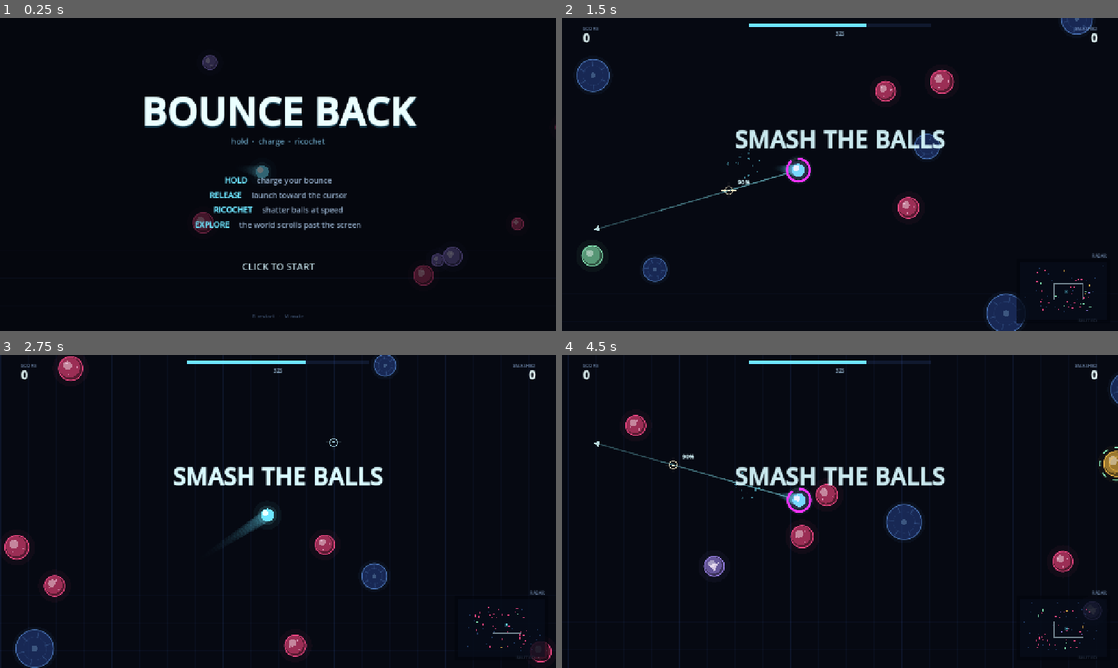
Above: before the commit, frames 1-4 (two rows, left to right).
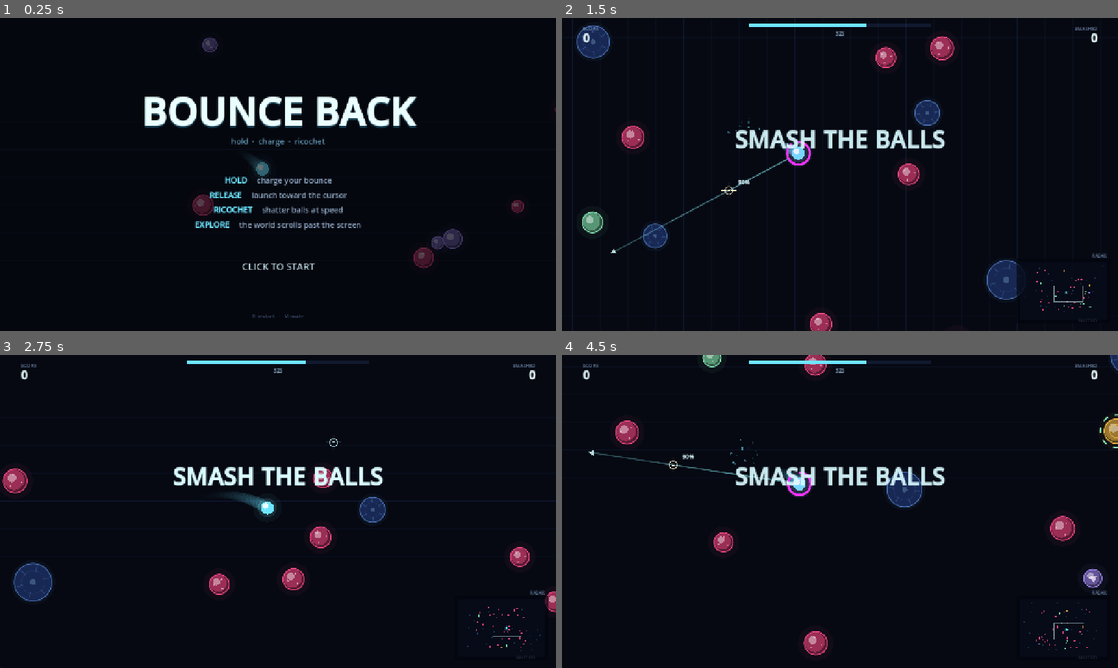
Above: after the commit, the same moments.

Repository: Geofoods/bounce-back
Game: Godot game, scene res://main.tscn
Same seed, same stepped clock (60 frames per second), same inputs: the game is played once before the commit and once after it.
Inputs (mouse positions are in pixels of both pictures, inside the frame that each line leads up to):
- Up to frame 1 (0.25 s): no input
- Up to frame 2 (1.5 s): move the mouse to (962, 158) at 0.52 s; tap R at 0.6 s; click (962, 158) at 0.67 s; tap Space at 0.77 s; move the mouse to (728, 190) at 1.27 s; tap M at 1.35 s; click (728, 190) at 1.42 s
- Up to frame 3 (2.75 s): tap Space at 1.52 s; move the mouse to (333, 442) at 2.02 s; tap R at 2.1 s; click (333, 442) at 2.17 s
- Up to frame 4 (4.5 s): move the mouse to (812, 574) at 2.77 s; tap M at 2.85, 4.35 s; click (812, 574) at 2.92 s; tap Space at 3.02, 3.77 s; move the mouse to (1006, 558) at 3.52 s; tap R at 3.6 s; click (1006, 558) at 3.67 s; move the mouse to (673, 464) at 4.27 s; click (673, 464) at 4.42 s

The runs differ from the first frame. In frame 1, 1.7% of the frame differs, in the area x 34-100%, y 6-86%; in frame 2, 6.7%, in the area x 1-96%, y 0-100%; in frame 3, 5.4%; in frame 4, 5.1%.

Commit message:
adding physics

Diff:
--- a/_smoke.gd
+++ b/_smoke.gd
@@ -6,35 +6,20 @@
 	root.add_child(game)
 	await process_frame
 	game._start_game()
+	for i in 40:
+		await process_frame
+	game.charging = true
+	game.charge_t = 0.6
+	game.mouse_seen = true
 	await process_frame
-	var view: Rect2 = game._view_rect()
-	print("start targets=", game.targets.size(), " bumpers=", game.bumpers.size())
-	print("onscreen=", _count(game, view))
-
-	# Teleport the ball to a far corner; streaming should unload old balls.
-	game.ball_pos = Vector2(3600.0, 1990.0)
-	game.cam = game.ball_pos
-	game.stream_t = 0.0
-	game._update_streaming(0.5)
-	game._update_streaming(0.5)
-	var far_view: Rect2 = game._view_rect()
-	print("after teleport targets=", game.targets.size(), " onscreen=", _count(game, far_view))
-	var outside := 0
-	for tg in game.targets:
-		if not far_view.grow(1100.0).has_point(tg.pos):
-			outside += 1
-	print("outside keep box=", outside)
-
-	for i in 40:
+	await process_frame
+	print("PLAY DRAW OK loaded=", game.targets.size())
+	for i in 6:
 		if game.targets.size() > 0:
-			game._kill_target(0, 1400.0)
-	print("after 40 kills targets=", game.targets.size(), " kills=", game.kills)
+			game._kill_target(0, 1500.0)
+	await process_frame
+	game._game_over()
+	await process_frame
+	await process_frame
+	print("OVER DRAW OK")
 	quit()
-
-
-func _count(game, view: Rect2) -> int:
-	var n := 0
-	for tg in game.targets:
-		if view.has_point(tg.pos):
-			n += 1
-	return n
--- a/main.tscn
+++ b/main.tscn
@@ -1,6 +1,6 @@
-[gd_scene load_steps=2 format=3]
+[gd_scene format=3 uid="uid://b06odntedtjp5"]
 
-[ext_resource type="Script" path="res://scripts/game.gd" id="1_game"]
+[ext_resource type="Script" uid="uid://bdya71kao3fjp" path="res://scripts/game.gd" id="1_game"]
 
-[node name="Game" type="Node2D"]
+[node name="Game" type="Node2D" unique_id=1529203990]
 script = ExtResource("1_game")
--- a/scripts/game.gd
+++ b/scripts/game.gd
@@ -14,6 +14,7 @@
 const CAM_LOOKAHEAD := 0.26      # how far ahead of the ball the camera leads
 const TARGET_POP := 34           # live balls streamed around the camera
 const BUMPER_POP := 26           # static bumpers spread across the world
+const MIN_VISIBLE := 5           # always keep at least this many balls on screen
 
 # Balls are spawned this far outside the screen and unloaded once they are
 # further away than STREAM_KEEP, so only nearby balls exist at any time.
@@ -26,6 +27,7 @@
 const TIME_PER_KILL := 2.4       # seconds added per ball broken
 const TIME_CAP := 48.0           # clock can never exceed this
 
+const GRAVITY := 1000.0          # downward pull on the ball (px/s²)
 const WALL_REST := 0.97          # energy kept when bouncing off a wall
 const BUMPER_REST := 1.06        # bumpers add a little energy (pinball feel)
 const SPEED_RETAIN := 0.87       # fraction of speed kept each second
@@ -65,6 +67,7 @@
 	var flash: float = 0.0
 	var slow_cd: float = 0.0
 	var spin: float = 0.0
+	var age: float = 0.0
 
 class Particle:
 	var pos: Vector2
@@ -456,16 +459,47 @@
 		return
 	stream_t = STREAM_INTERVAL
 
-	var keep := _view_rect().grow(STREAM_KEEP)
+	var view := _view_rect()
+	var keep := view.grow(STREAM_KEEP)
 	for i in range(targets.size() - 1, -1, -1):
 		if not keep.has_point(targets[i].pos):
 			targets.remove_at(i)
 
+	var visible := 0
+	for tg in targets:
+		if view.has_point(tg.pos):
+			visible += 1
+
 	var guard := 0
-	while targets.size() < TARGET_POP and guard < 24:
+	while guard < 24:
 		guard += 1
+		# Always leave something to shoot at; otherwise refill off screen.
+		if visible < MIN_VISIBLE:
+			if targets.size() >= TARGET_POP:
+				_remove_farthest()
+			if _spawn_target(false, view.grow(-70.0)):
+				visible += 1
+				continue
+		if targets.size() >= TARGET_POP:
+			break
 		if not _spawn_target(true, _stream_area()):
 			break
+
+
+## Drops the most distant off-screen ball so a new on-screen one can load.
+func _remove_farthest() -> void:
+	var view := _view_rect()
+	var best := -1
+	var best_d := -1.0
+	for i in targets.size():
+		if view.has_point(targets[i].pos):
+			continue
+		var d: float = targets[i].pos.distance_squared_to(cam)
+		if d > best_d:
+			best_d = d
+			best = i
+	if best >= 0:
+		targets.remove_at(best)
 
 
 func _spawn_target(offscreen: bool, area: Rect2) -> bool:
@@ -550,9 +584,7 @@
 	shake = maxf(shake, 9.0)
 	hitstop = 0.055
 	_sfx("kill", 0.08, -6.0)
-	# Keep the nearby ring stocked, preferring spots you cannot see yet.
-	if targets.size() < TARGET_POP:
-		_spawn_target(true, _stream_area())
+	# Streaming refills the population shortly after the kill.
 
 
 # ------------------------------------------------------------------ simulation
@@ -614,6 +646,8 @@
 
 
 func _update_title_ball(dt: float) -> void:
+	ball_vel.y += GRAVITY * dt
+	_clamp_speed()
 	if ball_vel.length() < 80.0:
 		ball_vel = Vector2.RIGHT.rotated(randf() * TAU) * 280.0
 	ball_pos += ball_vel * dt
@@ -662,6 +696,7 @@
 	for tg in targets:
 		tg.phase += dt * 2.0
 		tg.spin += dt * (2.4 if tg.kind == "chaser" else 1.1)
+		tg.age += dt
 		tg.flash = maxf(0.0, tg.flash - dt * 5.0)
 		tg.slow_cd = maxf(0.0, tg.slow_cd - dt)
 
@@ -691,6 +726,8 @@
 	var steps := clampi(int(ceil(speed * dt / (BALL_R * 0.5))), 1, 12)
 	var h := dt / float(steps)
 	for i in steps:
+		ball_vel.y += GRAVITY * h
+		_clamp_speed()
 		ball_pos += ball_vel * h
 		_collide_walls()
 		_collide_bumpers()
@@ -962,46 +999,49 @@
 	for tg in targets:
 		if not vis.has_point(tg.pos):
 			continue
+		var fade := clampf(tg.age / 0.22, 0.0, 1.0)
 		var pulse := 1.0 + sin(t * 3.0 + tg.phase) * 0.045
 		var r: float = tg.radius * pulse
 		var base: Color = tg.color
 		var f: float = clampf(tg.flash, 0.0, 1.0)
 
-		draw_circle(tg.pos, r + 14.0, Color(base.r, base.g, base.b, 0.045 + f * 0.10))
+		draw_circle(tg.pos, r + 14.0, Color(base.r, base.g, base.b, (0.045 + f * 0.10) * fade))
 		# glossy sphere body
-		draw_circle(tg.pos, r, Color(base.r * 0.35, base.g * 0.35, base.b * 0.35, 0.98))
+		draw_circle(tg.pos, r, Color(base.r * 0.35, base.g * 0.35, base.b * 0.35, 0.98 * fade))
 		draw_circle(tg.pos + Vector2(-r * 0.10, -r * 0.10), r * 0.86,
-			Color(base.r * 0.62, base.g * 0.62, base.b * 0.62, 0.95))
+			Color(base.r * 0.62, base.g * 0.62, base.b * 0.62, 0.95 * fade))
 		draw_circle(tg.pos + Vector2(-r * 0.26, -r * 0.26), r * 0.36,
-			Color(1.0, 1.0, 1.0, 0.42 + f * 0.4))
-		draw_arc(tg.pos, r, 0.0, TAU, 40, Color(base.r, base.g, base.b, 0.9), 2.0 + f * 3.0, true)
+			Color(1.0, 1.0, 1.0, (0.42 + f * 0.4) * fade))
+		draw_arc(tg.pos, r, 0.0, TAU, 32, Color(base.r, base.g, base.b, 0.9 * fade),
+			2.0 + f * 3.0, true)
 
 		match tg.kind:
 			"basic":
 				for k in 3:
 					var a: float = tg.spin + k * TAU / 3.0
 					draw_circle(tg.pos + Vector2(cos(a), sin(a)) * r * 0.55, 2.0,
-						Color(1.0, 0.85, 0.95, 0.55))
+						Color(1.0, 0.85, 0.95, 0.55 * fade))
 			"armored":
 				var ready: bool = charged and power >= tg.req
 				var rc := GREEN if ready else Color(1.0, 0.62, 0.22, 0.60)
+				rc.a *= fade
 				for k in 8:
 					var a0 := t * 1.2 + k * TAU / 8.0
 					draw_arc(tg.pos, r + 9.0, a0, a0 + 0.30, 6, rc, 3.0, true)
 				draw_arc(tg.pos, r * 0.55, 0.0, TAU, 24,
-					Color(base.r, base.g, base.b, 0.55), 2.0, true)
+					Color(base.r, base.g, base.b, 0.55 * fade), 2.0, true)
 			"chaser":
 				var dir: Vector2 = (ball_pos - tg.pos).normalized()
 				var side: Vector2 = dir.orthogonal() * r * 0.42
 				var tip: Vector2 = tg.pos + dir * r * 0.55
 				var back: Vector2 = tg.pos - dir * r * 0.34
 				draw_colored_polygon(PackedVector2Array([tip, back + side, back - side]),
-					Color(1.0, 0.95, 1.0, 0.72))
+					Color(1.0, 0.95, 1.0, 0.72 * fade))
 			"drifter":
 				var d: Vector2 = tg.vel.normalized()
 				for k in 2:
 					draw_circle(tg.pos - d * r * (0.42 + k * 0.34), 1.8,
-						Color(1.0, 1.0, 1.0, 0.34 - k * 0.12))
+						Color(1.0, 1.0, 1.0, (0.34 - k * 0.12) * fade))
 
 
 ## Straight aim line only — no bounce prediction.
